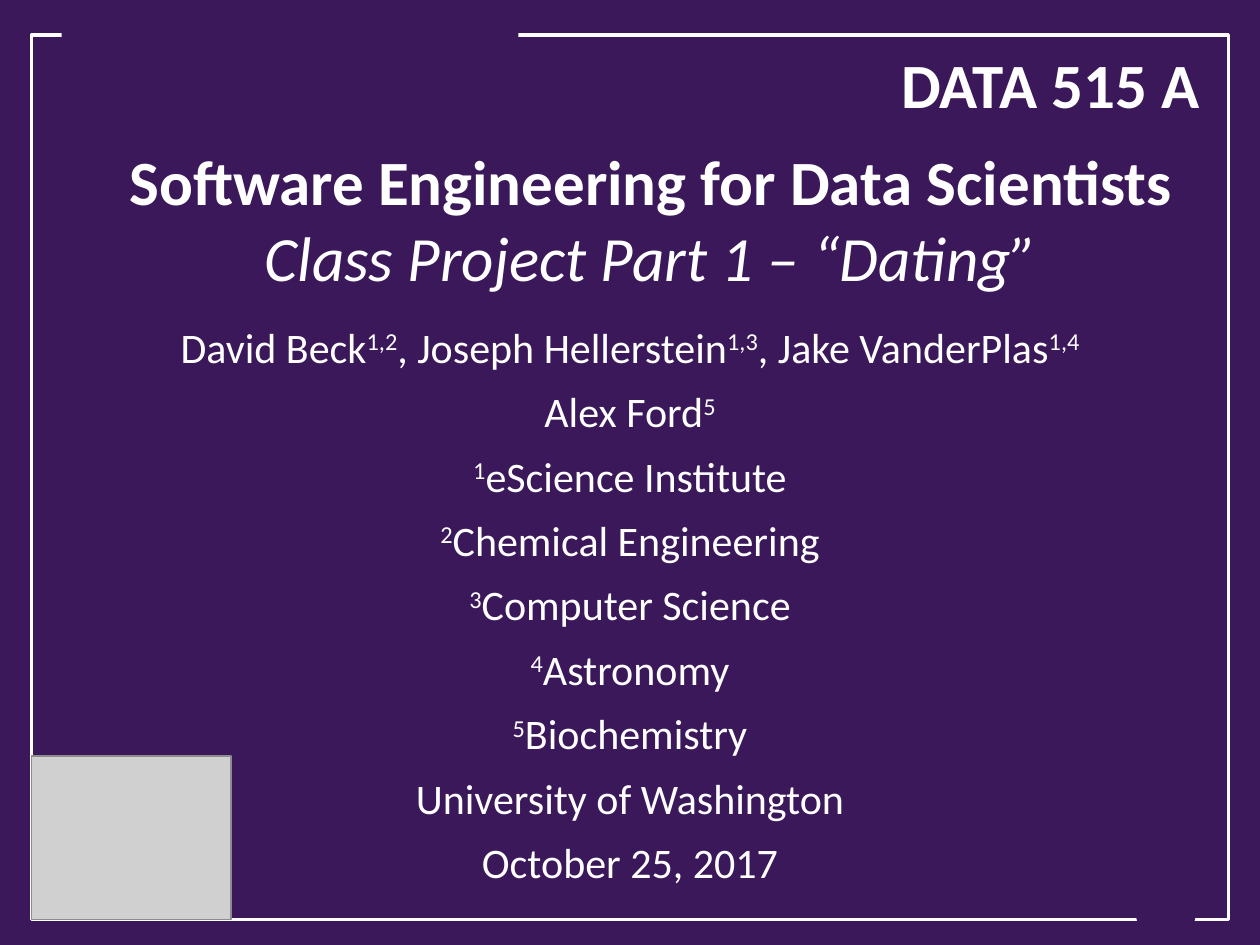
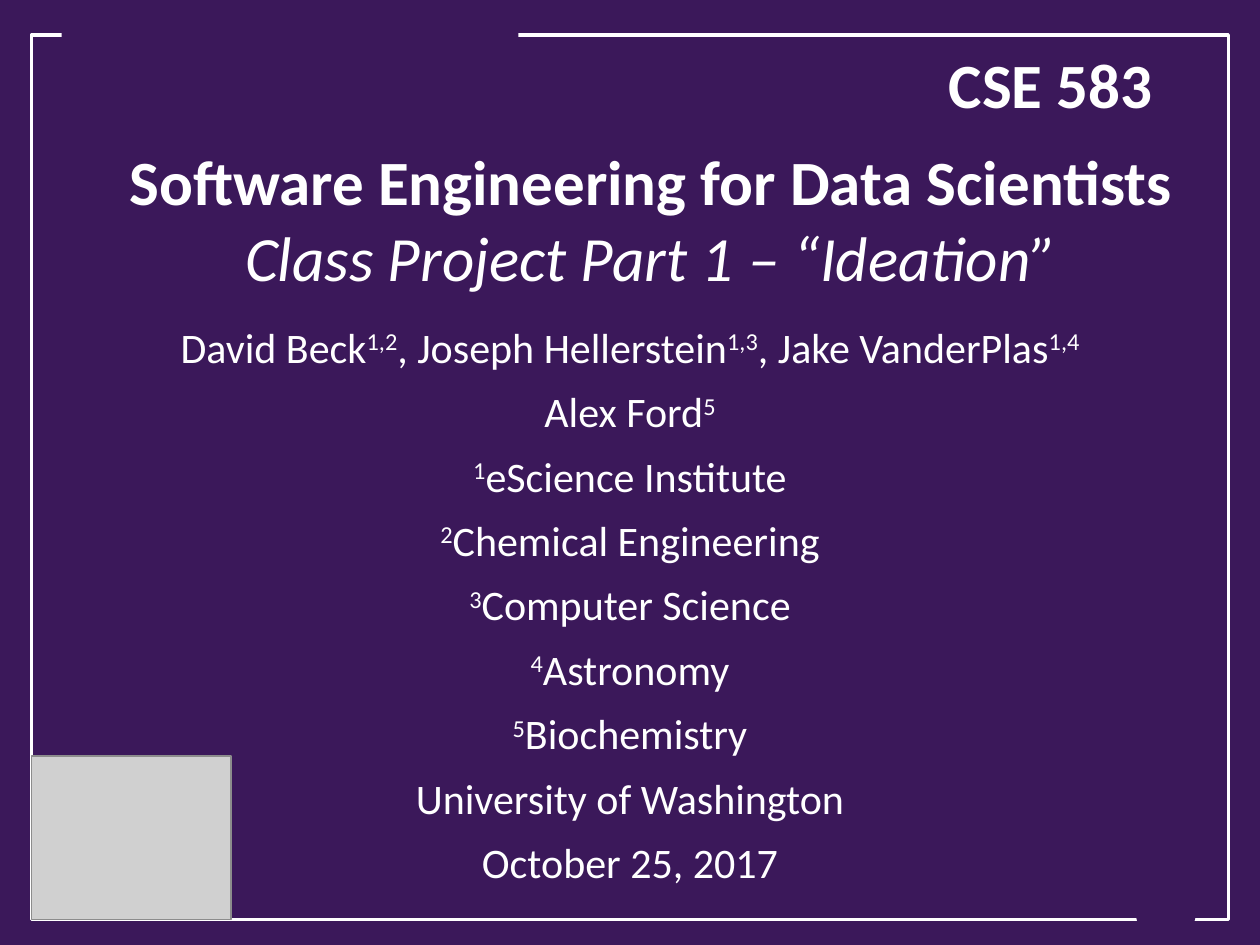
Before and after one commit to UWSEDS/LectureNotes-Autumn2017, a slide deck: slide 1 of 09-Project-overview.pptx. Drawn at 1260x945 pixels with LibreOffice and Linux fonts; fonts in the diff are those of the drawing; grey boxes stand for pictures; background and template pictures are left out. Boxes give left, top, right and bottom in pixels: in the first picture for what was removed or moved away, otherwise in the second. Text is boxed around its words. In the diff, an @@ line names an element or a change of style, - is before the commit and + after.

Commit message:
removed 'dating' aspect of project slides

```diff
--- a/09-Project-overview.pptx
+++ b/09-Project-overview.pptx
@@ text at (949,64,1153,109): text changed @@
-DATA 515 A
+CSE 583
@@ text at (130,160,1172,292): text changed @@
-Software Engineering for Data Scientists
-Class Project Part 1 – “Dating”
+Software Engineering for Data Scientists
+Class Project Part 1 – “Ideation”
```
Also in this commit, not shown: 2 other slides changed.
